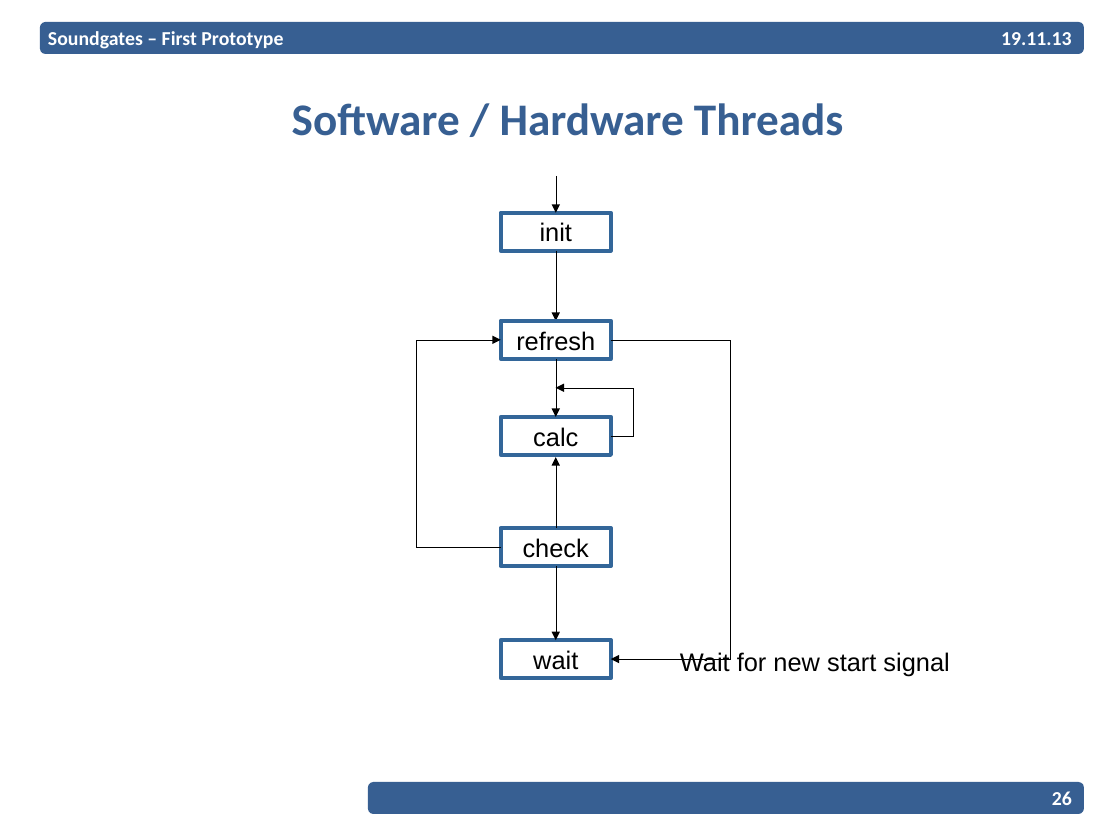
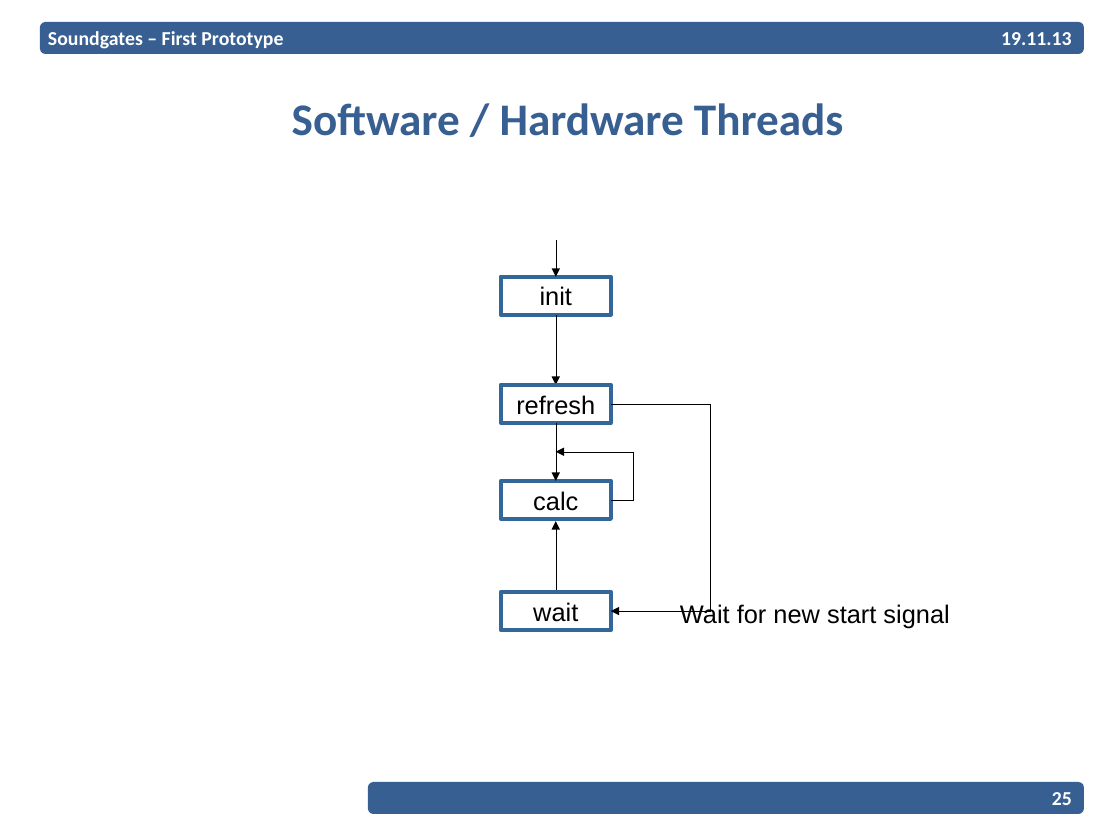
Before and after one commit to EPiCS/soundgates, a slide deck: slide 25 of documents/milestone1-2-presentation/Presentation.odp (slide 26 before the commit). Drawn at 1120x840 pixels with LibreOffice and Linux fonts; fonts in the diff are those of the drawing; background and template pictures are left out. Boxes give left, top, right and bottom in pixels: in the first picture for what was removed or moved away, otherwise in the second. Text is boxed around its words. In the diff, an @@ line names an element or a change of style, - is before the commit and + after.

Commit message:
deleted check state

```diff
--- a/documents/milestone1-2-presentation/Presentation.odp
+++ b/documents/milestone1-2-presentation/Presentation.odp
@@ 4 elbow arrows, 3 rectangles: place and size @@
-4 elbow arrows, 3 rectangles at box(501, 176, 633, 455)
+4 elbow arrows, 3 rectangles at box(501, 240, 633, 519)
@@ elbow arrow removed from (501, 547) to (501, 339) @@
@@ elbow arrow moved from (611, 339) - (611, 660) to (611, 403) - (611, 611) @@
@@ elbow arrow removed from (556, 528) to (556, 457) @@
@@ rectangle removed at box(501, 528, 611, 567) @@
-check
@@ 1 rectangle, 1 text, 1 elbow arrow: place and size @@
-1 rectangle, 1 text, 1 elbow arrow at box(501, 566, 949, 679)
+1 rectangle, 1 text, 1 elbow arrow at box(501, 521, 949, 631)
@@ page number at box(1052, 792, 1072, 805): text changed @@
-26
+25
```
Also in this commit, not shown: 3 other slides changed, 1 slide removed.
